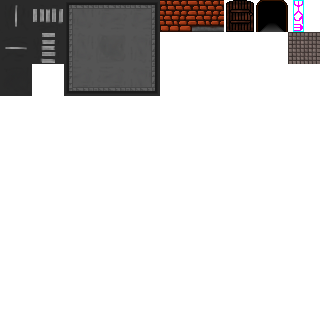
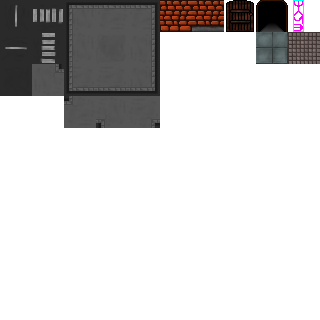
Before/after of a 320x320 layered artwork. What changed in the layer stack:
painted on "Calque 1" over [32, 32, 288, 128]
